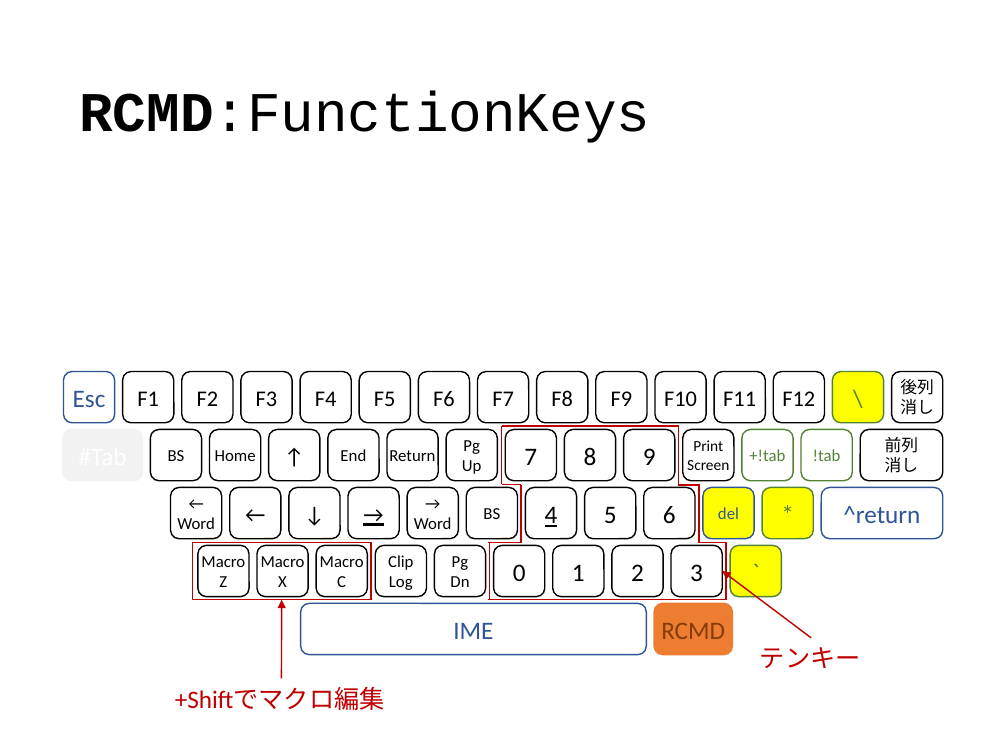
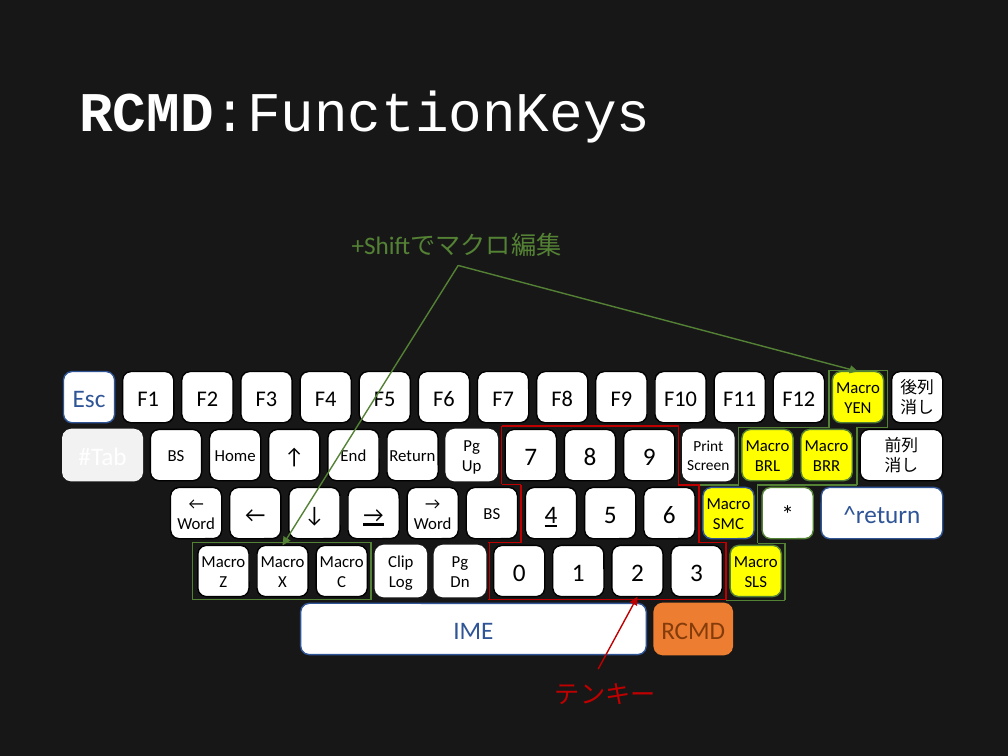
Before and after one commit to ittooo66/myAHK, a slide deck: slide 3 of MANUAL.pptx. Drawn at 1008x756 pixels with LibreOffice and Linux fonts; fonts in the diff are those of the drawing. Boxes give left, top, right and bottom in pixels: in the first picture for what was removed or moved away, otherwise in the second. Text is boxed around its words. In the diff, an @@ line names an element or a change of style, - is before the commit and + after.

```diff
--- a/MANUAL.pptx
+++ b/MANUAL.pptx
@@ background #FFFFFF to #181717 @@
@@ title "RCMD:FunctionKeys" at box(79, 91, 650, 143): text colour #000000 to #FFFFFF @@
@@ text "+Shiftでマクロ編集": place and size @@
-text "+Shiftでマクロ編集" at box(175, 688, 385, 710)
+text "+Shiftでマクロ編集" at box(352, 234, 562, 256)
@@ text "+Shiftでマクロ編集" at box(352, 234, 562, 256): text colour #C00000 to #548235 @@
@@ arrow added from (459, 265) to (282, 545), #548235 1 pt @@
@@ arrow added from (459, 265) to (858, 372), #548235 1 pt @@
@@ text in rounded rectangle at box(836, 382, 880, 413): text changed; size 18 to 12 pt; text colour #548235 to #000000 @@
-\
+Macro
+YEN
@@ rounded rectangle "Print" at box(682, 429, 734, 481): outline #000000 1 pt to #FFFFFF 1 pt @@
@@ rounded rectangle "Macro" at box(742, 429, 793, 481): fill none to #FFFF00 @@
@@ text in rounded rectangle at box(746, 440, 790, 471): text changed; text colour #548235 to #000000 @@
-+!tab
+Macro
+BRL
@@ rounded rectangle "Macro" at box(801, 429, 853, 481): fill none to #FFFF00 @@
@@ text in rounded rectangle at box(805, 440, 849, 471): text changed; text colour #548235 to #000000 @@
-!tab
+Macro
+BRR
@@ text in rounded rectangle at box(707, 498, 751, 529): text changed; text colour #2F5597 to #000000 @@
-del
+Macro
+SMC
@@ rounded rectangle "*" at box(762, 488, 813, 539): text colour #548235 to #000000; fill #FFFF00 to #FFFFFF @@
@@ rectangle at box(193, 542, 371, 600): outline #C00000 1 pt to #548235 1 pt @@
@@ fill none to #FFFFFF; outline #000000 1 pt to #FFFFFF 1 pt in 3 elements at box(375, 545, 426, 597), box(447, 429, 498, 481), box(434, 545, 486, 597) @@
@@ text in rounded rectangle at box(734, 556, 778, 587): text changed; size 18 to 12 pt; text colour #548235 to #000000 @@
-`
+Macro
+SLS
@@ arrow moved from (811, 638) - (723, 571) to (598, 669) - (637, 597) @@
@@ arrow removed from (281, 678) to (281, 600) @@
@@ group added at box(700, 370, 888, 601): 13 lines @@
@@ text "テンキー": place and size @@
-text "テンキー" at box(760, 647, 861, 668)
+text "テンキー" at box(555, 683, 656, 704)
```
Also in this commit, not shown: 11 other slides changed.
